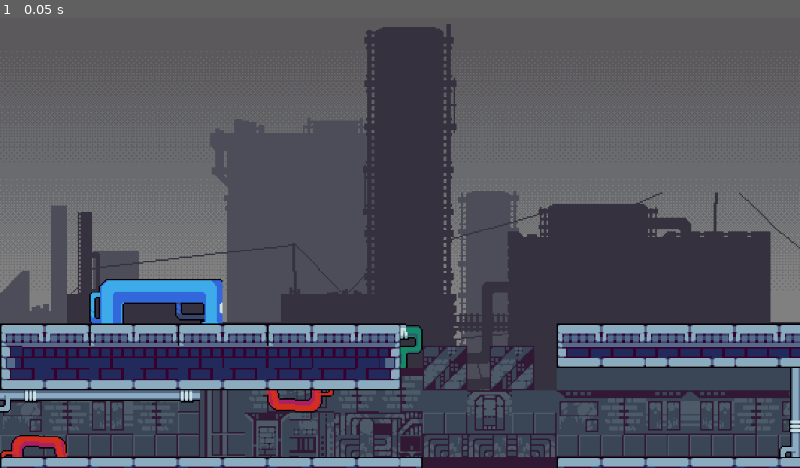
Above: before the commit, frame 1.
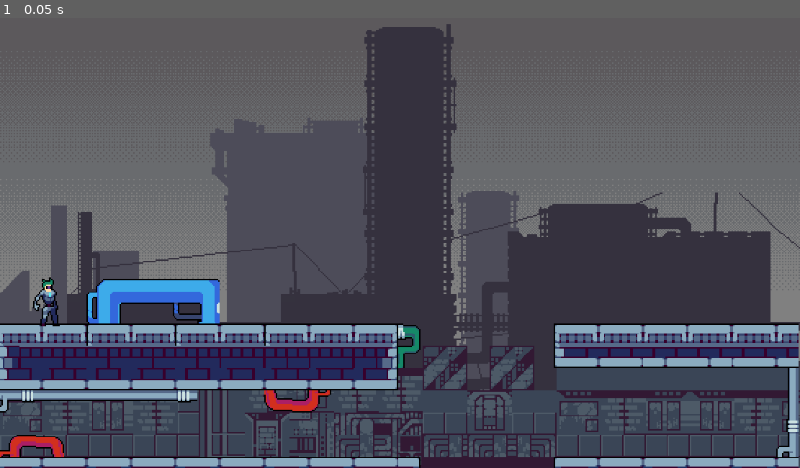
Above: after the commit, the same moment.

Repository: rarawicho/PaleMoon-Game
Game: Godot game, scene res://scenes/Nivel1.tscn
The game is run twice, just before and just after one commit, with the same random seed, the same clock (stepped at 60 frames per second) and the same inputs.
Inputs:
- Up to frame 1 (0.05 s): no input

The runs differ from the first frame. In frame 1, 4.3% of the frame differs, in the area x 0-100%, y 57-100%.

Commit message:
Animaciones agregadas del PersonajeCyborg mas no los controles y ejecuciones de las animaciones

Diff:
--- /dev/null
+++ b/player.tscn
@@ -0,0 +1,376 @@
+[gd_scene load_steps=55 format=3 uid="uid://gdnj55oflnbc"]
+
+[ext_resource type="Texture2D" uid="uid://c5nwqsj6j3kns" path="res://sprites/Personaje/3 Cyborg/Cyborg_climb.png" id="1_dw050"]
+[ext_resource type="Texture2D" uid="uid://b0hmj15xb4crl" path="res://sprites/Personaje/3 Cyborg/Cyborg_death.png" id="2_b26j0"]
+[ext_resource type="Texture2D" uid="uid://bufr6le3f8tig" path="res://sprites/Personaje/3 Cyborg/Cyborg_idle.png" id="3_n7ghd"]
+[ext_resource type="Texture2D" uid="uid://ccdbcvm51yqbc" path="res://sprites/Personaje/3 Cyborg/Cyborg_jump.png" id="4_nvl01"]
+[ext_resource type="Texture2D" uid="uid://cms41q7lb3aou" path="res://sprites/Personaje/3 Cyborg/Cyborg_doublejump.png" id="5_ivps1"]
+[ext_resource type="Texture2D" uid="uid://b755fu8ha1642" path="res://sprites/Personaje/3 Cyborg/Cyborg_punch.png" id="6_urp6f"]
+[ext_resource type="Texture2D" uid="uid://bkns7xdv58fmy" path="res://sprites/Personaje/3 Cyborg/Cyborg_run.png" id="7_bwjto"]
+[ext_resource type="Texture2D" uid="uid://c2d1upkgvcedw" path="res://sprites/Personaje/3 Cyborg/Cyborg_run_attack.png" id="8_606se"]
+
+[sub_resource type="AtlasTexture" id="AtlasTexture_u1c27"]
+atlas = ExtResource("1_dw050")
+region = Rect2(0, 0, 48, 48)
+
+[sub_resource type="AtlasTexture" id="AtlasTexture_op7ga"]
+atlas = ExtResource("1_dw050")
+region = Rect2(48, 0, 48, 48)
+
+[sub_resource type="AtlasTexture" id="AtlasTexture_q13i1"]
+atlas = ExtResource("1_dw050")
+region = Rect2(96, 0, 48, 48)
+
+[sub_resource type="AtlasTexture" id="AtlasTexture_pylmc"]
+atlas = ExtResource("1_dw050")
+region = Rect2(144, 0, 48, 48)
+
+[sub_resource type="AtlasTexture" id="AtlasTexture_pbfsw"]
+atlas = ExtResource("1_dw050")
+region = Rect2(192, 0, 48, 48)
+
+[sub_resource type="AtlasTexture" id="AtlasTexture_5tmop"]
+atlas = ExtResource("1_dw050")
+region = Rect2(240, 0, 48, 48)
+
+[sub_resource type="AtlasTexture" id="AtlasTexture_7ahtn"]
+atlas = ExtResource("2_b26j0")
+region = Rect2(0, 0, 48, 48)
+
+[sub_resource type="AtlasTexture" id="AtlasTexture_7lmhl"]
+atlas = ExtResource("2_b26j0")
+region = Rect2(48, 0, 48, 48)
+
+[sub_resource type="AtlasTexture" id="AtlasTexture_dx0e4"]
+atlas = ExtResource("2_b26j0")
+region = Rect2(96, 0, 48, 48)
+
+[sub_resource type="AtlasTexture" id="AtlasTexture_jm5j8"]
+atlas = ExtResource("2_b26j0")
+region = Rect2(144, 0, 48, 48)
+
+[sub_resource type="AtlasTexture" id="AtlasTexture_7hik5"]
+atlas = ExtResource("2_b26j0")
+region = Rect2(192, 0, 48, 48)
+
+[sub_resource type="AtlasTexture" id="AtlasTexture_qtqh7"]
+atlas = ExtResource("2_b26j0")
+region = Rect2(240, 0, 48, 48)
+
+[sub_resource type="AtlasTexture" id="AtlasTexture_2wuci"]
+atlas = ExtResource("3_n7ghd")
+region = Rect2(0, 0, 48, 48)
+
+[sub_resource type="AtlasTexture" id="AtlasTexture_iruf7"]
+atlas = ExtResource("3_n7ghd")
+region = Rect2(48, 0, 48, 48)
+
+[sub_resource type="AtlasTexture" id="AtlasTexture_j5n4i"]
+atlas = ExtResource("3_n7ghd")
+region = Rect2(96, 0, 48, 48)
+
+[sub_resource type="AtlasTexture" id="AtlasTexture_634y6"]
+atlas = ExtResource("3_n7ghd")
+region = Rect2(144, 0, 48, 48)
+
+[sub_resource type="AtlasTexture" id="AtlasTexture_efrwb"]
+atlas = ExtResource("4_nvl01")
+region = Rect2(0, 0, 48, 48)
+
+[sub_resource type="AtlasTexture" id="AtlasTexture_hiqhm"]
+atlas = ExtResource("4_nvl01")
+region = Rect2(48, 0, 48, 48)
+
+[sub_resource type="AtlasTexture" id="AtlasTexture_tkwlq"]
+atlas = ExtResource("4_nvl01")
+region = Rect2(96, 0, 48, 48)
+
+[sub_resource type="AtlasTexture" id="AtlasTexture_hl5qd"]
+atlas = ExtResource("4_nvl01")
+region = Rect2(144, 0, 48, 48)
+
+[sub_resource type="AtlasTexture" id="AtlasTexture_ek41f"]
+atlas = ExtResource("5_ivps1")
+region = Rect2(0, 0, 48, 48)
+
+[sub_resource type="AtlasTexture" id="AtlasTexture_khis8"]
+atlas = ExtResource("5_ivps1")
+region = Rect2(48, 0, 48, 48)
+
+[sub_resource type="AtlasTexture" id="AtlasTexture_b88wv"]
+atlas = ExtResource("5_ivps1")
+region = Rect2(96, 0, 48, 48)
+
+[sub_resource type="AtlasTexture" id="AtlasTexture_pgbbb"]
+atlas = ExtResource("5_ivps1")
+region = Rect2(144, 0, 48, 48)
+
+[sub_resource type="AtlasTexture" id="AtlasTexture_331ug"]
+atlas = ExtResource("5_ivps1")
+region = Rect2(192, 0, 48, 48)
+
+[sub_resource type="AtlasTexture" id="AtlasTexture_ny14h"]
+atlas = ExtResource("5_ivps1")
+region = Rect2(240, 0, 48, 48)
+
+[sub_resource type="AtlasTexture" id="AtlasTexture_ibah8"]
+atlas = ExtResource("6_urp6f")
+region = Rect2(0, 0, 48, 48)
+
+[sub_resource type="AtlasTexture" id="AtlasTexture_3iwfv"]
+atlas = ExtResource("6_urp6f")
+region = Rect2(48, 0, 48, 48)
+
+[sub_resource type="AtlasTexture" id="AtlasTexture_qwsg1"]
+atlas = ExtResource("6_urp6f")
+region = Rect2(96, 0, 48, 48)
+
+[sub_resource type="AtlasTexture" id="AtlasTexture_1xqrm"]
+atlas = ExtResource("6_urp6f")
+region = Rect2(144, 0, 48, 48)
+
+[sub_resource type="AtlasTexture" id="AtlasTexture_bfour"]
+atlas = ExtResource("6_urp6f")
+region = Rect2(192, 0, 48, 48)
+
+[sub_resource type="AtlasTexture" id="AtlasTexture_8gr2b"]
+atlas = ExtResource("6_urp6f")
+region = Rect2(240, 0, 48, 48)
+
+[sub_resource type="AtlasTexture" id="AtlasTexture_vl8ci"]
+atlas = ExtResource("7_bwjto")
+region = Rect2(0, 0, 48, 48)
+
+[sub_resource type="AtlasTexture" id="AtlasTexture_ieltc"]
+atlas = ExtResource("7_bwjto")
+region = Rect2(48, 0, 48, 48)
+
+[sub_resource type="AtlasTexture" id="AtlasTexture_fddr8"]
+atlas = ExtResource("7_bwjto")
+region = Rect2(96, 0, 48, 48)
+
+[sub_resource type="AtlasTexture" id="AtlasTexture_oybyf"]
+atlas = ExtResource("7_bwjto")
+region = Rect2(144, 0, 48, 48)
+
+[sub_resource type="AtlasTexture" id="AtlasTexture_ajfva"]
+atlas = ExtResource("7_bwjto")
+region = Rect2(192, 0, 48, 48)
+
+[sub_resource type="AtlasTexture" id="AtlasTexture_5ef02"]
+atlas = ExtResource("7_bwjto")
+region = Rect2(240, 0, 48, 48)
+
+[sub_resource type="AtlasTexture" id="AtlasTexture_pfmca"]
+atlas = ExtResource("8_606se")
+region = Rect2(0, 0, 48, 48)
+
+[sub_resource type="AtlasTexture" id="AtlasTexture_76oay"]
+atlas = ExtResource("8_606se")
+region = Rect2(48, 0, 48, 48)
+
+[sub_resource type="AtlasTexture" id="AtlasTexture_b4uyv"]
+atlas = ExtResource("8_606se")
+region = Rect2(96, 0, 48, 48)
+
+[sub_resource type="AtlasTexture" id="AtlasTexture_tw8ou"]
+atlas = ExtResource("8_606se")
+region = Rect2(144, 0, 48, 48)
+
+[sub_resource type="AtlasTexture" id="AtlasTexture_ygbnx"]
+atlas = ExtResource("8_606se")
+region = Rect2(192, 0, 48, 48)
+
+[sub_resource type="AtlasTexture" id="AtlasTexture_v2t6f"]
+atlas = ExtResource("8_606se")
+region = Rect2(240, 0, 48, 48)
+
+[sub_resource type="SpriteFrames" id="SpriteFrames_l3lcn"]
+animations = [{
+"frames": [{
+"duration": 1.0,
+"texture": SubResource("AtlasTexture_u1c27")
+}, {
+"duration": 1.0,
+"texture": SubResource("AtlasTexture_op7ga")
+}, {
+"duration": 1.0,
+"texture": SubResource("AtlasTexture_q13i1")
+}, {
+"duration": 1.0,
+"texture": SubResource("AtlasTexture_pylmc")
+}, {
+"duration": 1.0,
+"texture": SubResource("AtlasTexture_pbfsw")
+}, {
+"duration": 1.0,
+"texture": SubResource("AtlasTexture_5tmop")
+}],
+"loop": true,
+"name": &"climb",
+"speed": 10.0
+}, {
+"frames": [{
+"duration": 1.0,
+"texture": SubResource("AtlasTexture_7ahtn")
+}, {
+"duration": 1.0,
+"texture": SubResource("AtlasTexture_7lmhl")
+}, {
+"duration": 1.0,
+"texture": SubResource("AtlasTexture_dx0e4")
+}, {
+"duration": 1.0,
+"texture": SubResource("AtlasTexture_jm5j8")
+}, {
+"duration": 1.0,
+"texture": SubResource("AtlasTexture_7hik5")
+}, {
+"duration": 1.0,
+"texture": SubResource("AtlasTexture_qtqh7")
+}],
+"loop": true,
+"name": &"death",
+"speed": 6.0
+}, {
+"frames": [{
+"duration": 1.0,
+"texture": SubResource("AtlasTexture_2wuci")
+}, {
+"duration": 1.0,
+"texture": SubResource("AtlasTexture_iruf7")
+}, {
+"duration": 1.0,
+"texture": SubResource("AtlasTexture_j5n4i")
+}, {
+"duration": 1.0,
+"texture": SubResource("AtlasTexture_634y6")
+}],
+"loop": true,
+"name": &"idle",
+"speed": 5.0
+}, {
+"frames": [{
+"duration": 1.0,
+"texture": SubResource("AtlasTexture_efrwb")
+}, {
+"duration": 1.0,
+"texture": SubResource("AtlasTexture_hiqhm")
+}, {
+"duration": 1.0,
+"texture": SubResource("AtlasTexture_tkwlq")
+}, {
+"duration": 1.0,
+"texture": SubResource("AtlasTexture_hl5qd")
+}],
+"loop": true,
+"name": &"jump",
+"speed": 5.0
+}, {
+"frames": [{
+"duration": 1.0,
+"texture": SubResource("AtlasTexture_ek41f")
+}, {
+"duration": 1.0,
+"texture": SubResource("AtlasTexture_khis8")
+}, {
+"duration": 1.0,
+"texture": SubResource("AtlasTexture_b88wv")
+}, {
+"duration": 1.0,
+"texture": SubResource("AtlasTexture_pgbbb")
+}, {
+"duration": 1.0,
+"texture": SubResource("AtlasTexture_331ug")
+}, {
+"duration": 1.0,
+"texture": SubResource("AtlasTexture_ny14h")
+}],
+"loop": true,
+"name": &"jump2",
+"speed": 5.0
+}, {
+"frames": [{
+"duration": 1.0,
+"texture": SubResource("AtlasTexture_ibah8")
+}, {
+"duration": 1.0,
+"texture": SubResource("AtlasTexture_3iwfv")
+}, {
+"duration": 1.0,
+"texture": SubResource("AtlasTexture_qwsg1")
+}, {
+"duration": 1.0,
+"texture": SubResource("AtlasTexture_1xqrm")
+}, {
+"duration": 1.0,
+"texture": SubResource("AtlasTexture_bfour")
+}, {
+"duration": 1.0,
+"texture": SubResource("AtlasTexture_8gr2b")
+}],
+"loop": true,
+"name": &"punch",
+"speed": 8.0
+}, {
+"frames": [{
+"duration": 1.0,
+"texture": SubResource("AtlasTexture_vl8ci")
+}, {
+"duration": 1.0,
+"texture": SubResource("AtlasTexture_ieltc")
+}, {
+"duration": 1.0,
+"texture": SubResource("AtlasTexture_fddr8")
+}, {
+"duration": 1.0,
+"texture": SubResource("AtlasTexture_oybyf")
+}, {
+"duration": 1.0,
+"texture": SubResource("AtlasTexture_ajfva")
+}, {
+"duration": 1.0,
+"texture": SubResource("AtlasTexture_5ef02")
+}],
+"loop": true,
+"name": &"run",
+"speed": 10.0
+}, {
+"frames": [{
+"duration": 1.0,
+"texture": SubResource("AtlasTexture_pfmca")
+}, {
+"duration": 1.0,
+"texture": SubResource("AtlasTexture_76oay")
+}, {
+"duration": 1.0,
+"texture": SubResource("AtlasTexture_b4uyv")
+}, {
+"duration": 1.0,
+"texture": SubResource("AtlasTexture_tw8ou")
+}, {
+"duration": 1.0,
+"texture": SubResource("AtlasTexture_ygbnx")
+}, {
+"duration": 1.0,
+"texture": SubResource("AtlasTexture_v2t6f")
+}],
+"loop": true,
+"name": &"runpunch",
+"speed": 8.0
+}]
+
+[sub_resource type="RectangleShape2D" id="RectangleShape2D_xry5e"]
+size = Vector2(11, 32)
+
+[node name="Player" type="CharacterBody2D"]
+
+[node name="AnimatedSprite2D" type="AnimatedSprite2D" parent="."]
+position = Vector2(147, 116)
+sprite_frames = SubResource("SpriteFrames_l3lcn")
+animation = &"idle"
+
+[node name="CollisionShape2D" type="CollisionShape2D" parent="."]
+visible = false
+position = Vector2(137.5, 124)
+shape = SubResource("RectangleShape2D_xry5e")
--- a/scenes/Nivel1.tscn
+++ b/scenes/Nivel1.tscn
@@ -9,6 +9,7 @@
 [ext_resource type="Texture2D" uid="uid://coq2gfcx2cd4u" path="res://sprites/Nivel1/craftpix-net-924041-power-station-free-tileset-pixel-art/3 Objects/1 Tube/3.png" id="7_n60y6"]
 [ext_resource type="Texture2D" uid="uid://c0yk7ue2saq5y" path="res://sprites/Nivel1/craftpix-net-924041-power-station-free-tileset-pixel-art/3 Objects/1 Tube/4.png" id="8_nnl18"]
 [ext_resource type="Texture2D" uid="uid://d37qwcgf7qvpo" path="res://sprites/Nivel1/craftpix-net-924041-power-station-free-tileset-pixel-art/3 Objects/1 Tube/10.png" id="9_4bl2b"]
+[ext_resource type="PackedScene" uid="uid://gdnj55oflnbc" path="res://player.tscn" id="10_hbdai"]
 
 [sub_resource type="TileSetAtlasSource" id="TileSetAtlasSource_al5x1"]
 texture = ExtResource("1_qdyiy")
@@ -2072,9 +2073,13 @@
 tile_set = SubResource("TileSet_liwgf")
 
 [node name="Map" type="TileMapLayer" parent="."]
+position = Vector2(-2, 0)
 tile_map_data = PackedByteArray("AAAAAA4AAQAAAAYAAAABAA4AAQABAAYAAAACAA4AAQACAAYAAAADAA4AAQADAAYAAAAEAA4AAQAAAAYAAAAFAA …(1616 unchanged characters)…
 tile_set = SubResource("TileSet_0fl7o")
 
 [node name="objects" type="TileMapLayer" parent="Map"]
 tile_map_data = PackedByteArray("AAAAABMAAAAAAAAAAAABABMAAAABAAAAAAACABMAAAACAAAAAAAOABEAAAAAAAAAADANABEAAAABAAAAADAMAB …(448 unchanged characters)…
 tile_set = SubResource("TileSet_1dxen")
+
+[node name="Player" parent="." instance=ExtResource("10_hbdai")]
+position = Vector2(-102, 86)
Not shown: 1 places in scenes/Nivel1.tscn that only renumber resources
